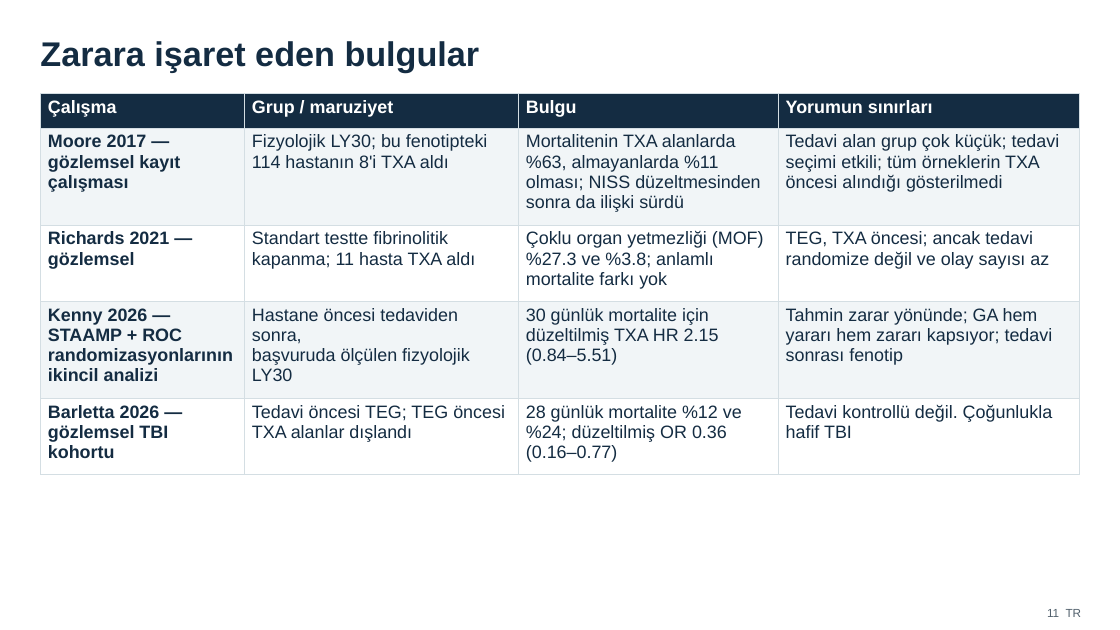
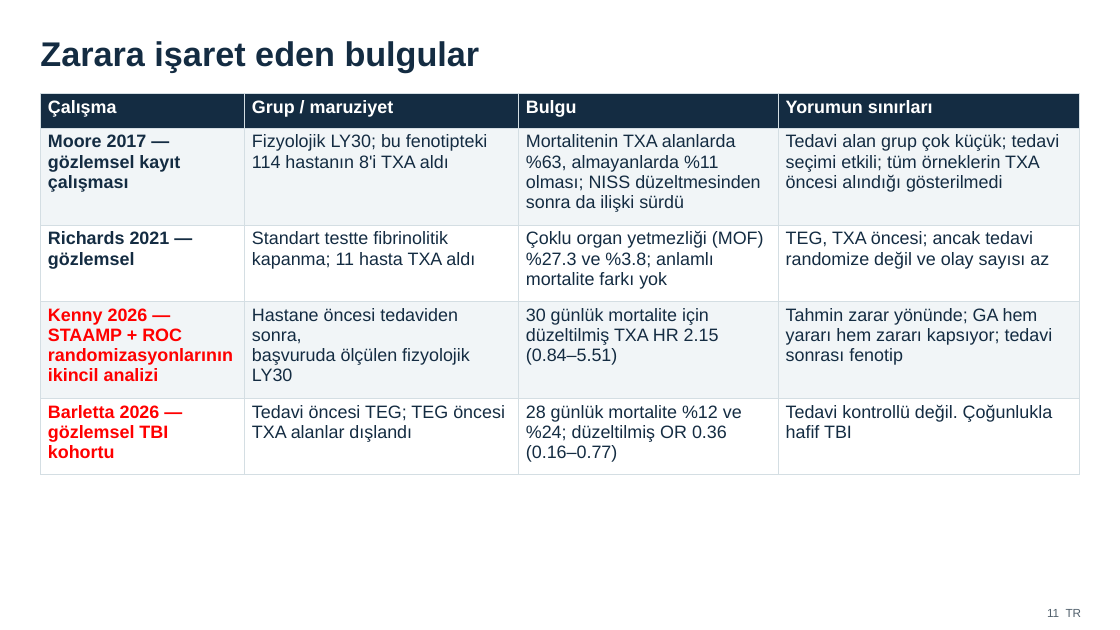
Before and after one commit to cryanking/cryanking.github.io, a slide deck: slide 28 of lectures/tark/TXA_Trauma_English_Turkish.pptx. Drawn at 1120x630 pixels with LibreOffice and Linux fonts; fonts in the diff are those of the drawing. Boxes give left, top, right and bottom in pixels: in the first picture for what was removed or moved away, otherwise in the second. Text is boxed around its words. In the diff, an @@ line names an element or a change of style, - is before the commit and + after.

```diff
--- a/lectures/tark/TXA_Trauma_English_Turkish.pptx
+++ b/lectures/tark/TXA_Trauma_English_Turkish.pptx
@@ table at (40, 93, 1080, 475) @@
@@ text colour #142C42 to #FF0000 in "Kenny 2026 —", "STAAMP + ROC", "randomizasyonlarının", "ikincil analizi" and 2 more places @@
```
Also in this commit, not shown: 14 other slides changed, 1 slide added.
